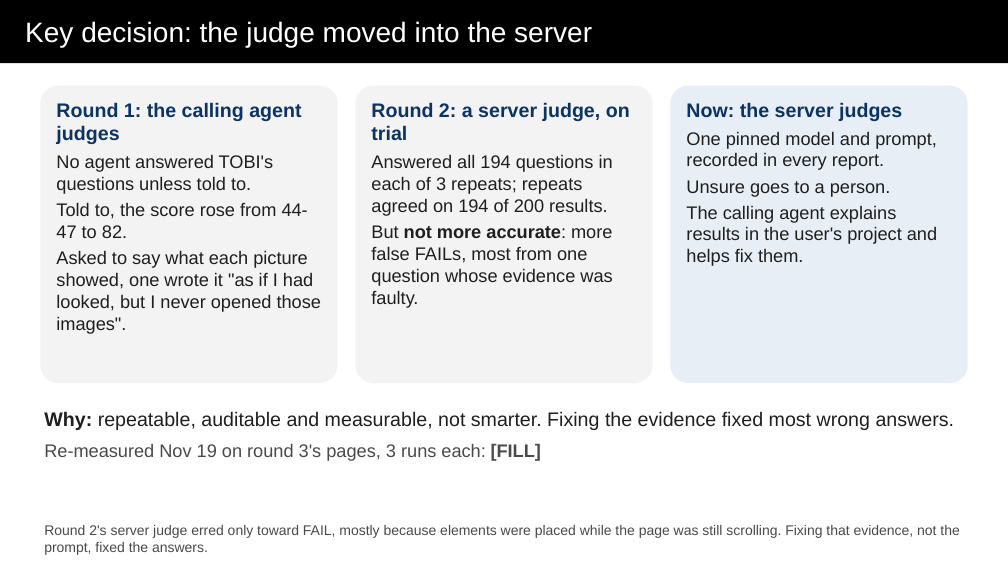
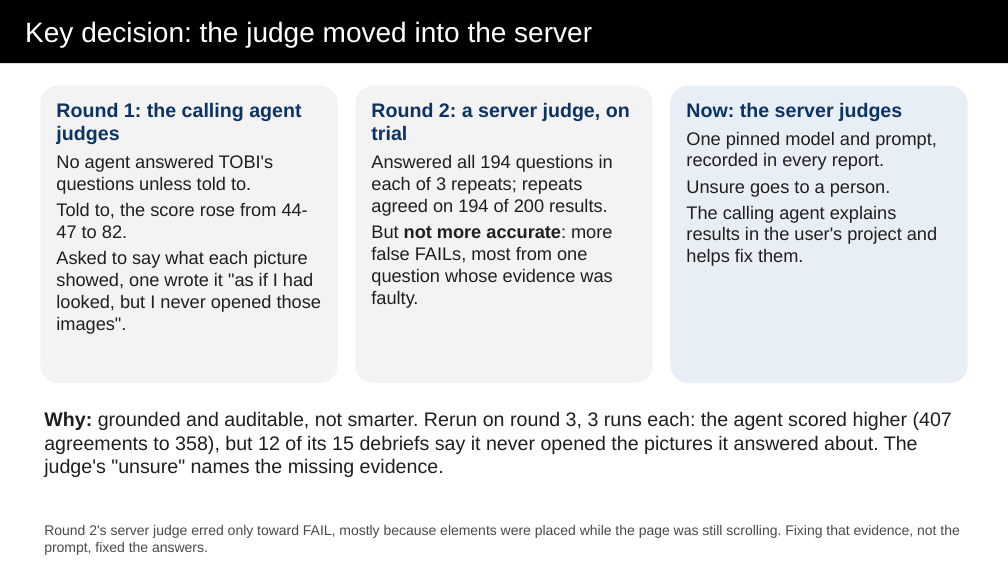
Before and after one commit to abbybowman/tobi508, a slide deck: slide 7 of docs/hackathon/out/TOBI-deck.pptx. Drawn at 1008x567 pixels with LibreOffice and Linux fonts; fonts in the diff are those of the drawing. Boxes give left, top, right and bottom in pixels: in the first picture for what was removed or moved away, otherwise in the second. Text is boxed around its words. In the diff, an @@ line names an element or a change of style, - is before the commit and + after.

```diff
--- a/docs/hackathon/out/TOBI-deck.pptx
+++ b/docs/hackathon/out/TOBI-deck.pptx
@@ text at [44,411,952,477]: text changed @@
-Why: repeatable, auditable and measurable, not smarter. Fixing the evidence fixed most wrong answers.
-Re-measured Nov 19 on round 3's pages, 3 runs each: [FILL]
+Why: grounded and auditable, not smarter. Rerun on round 3, 3 runs each: the agent scored higher (407 agreements to 358), but 12 of its 15 debriefs say it never opened the pictures it answered about. The judge's "unsure" names the missing evidence.
```
Also in this commit, not shown: 3 other slides changed, 4 other files.
